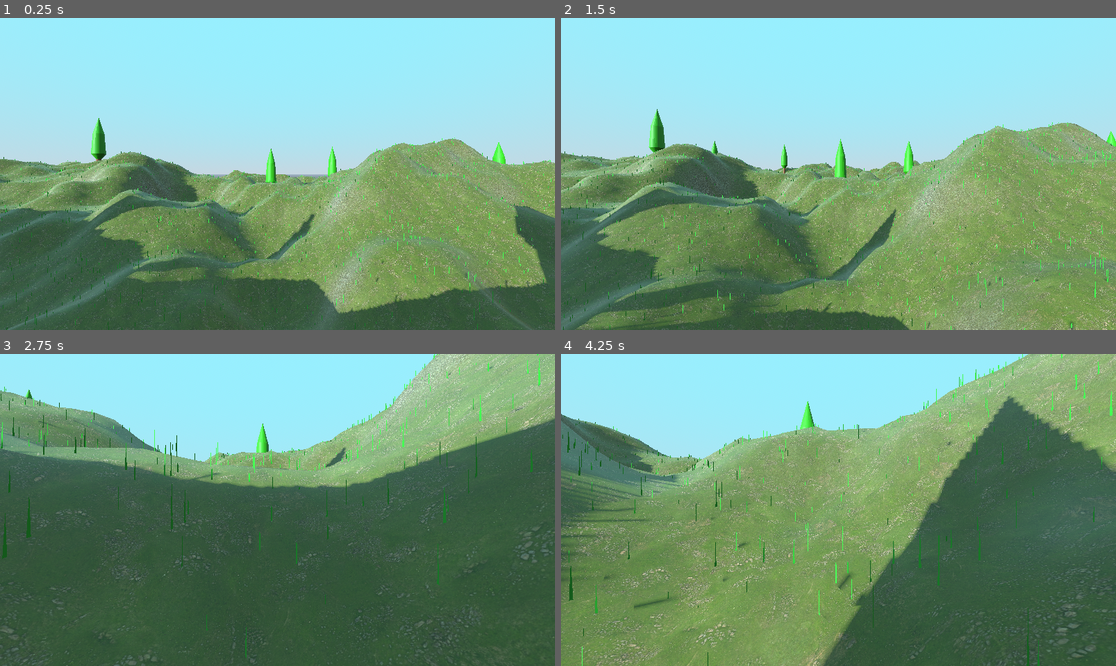
Above: before the commit, frames 1-4 (two rows, left to right).
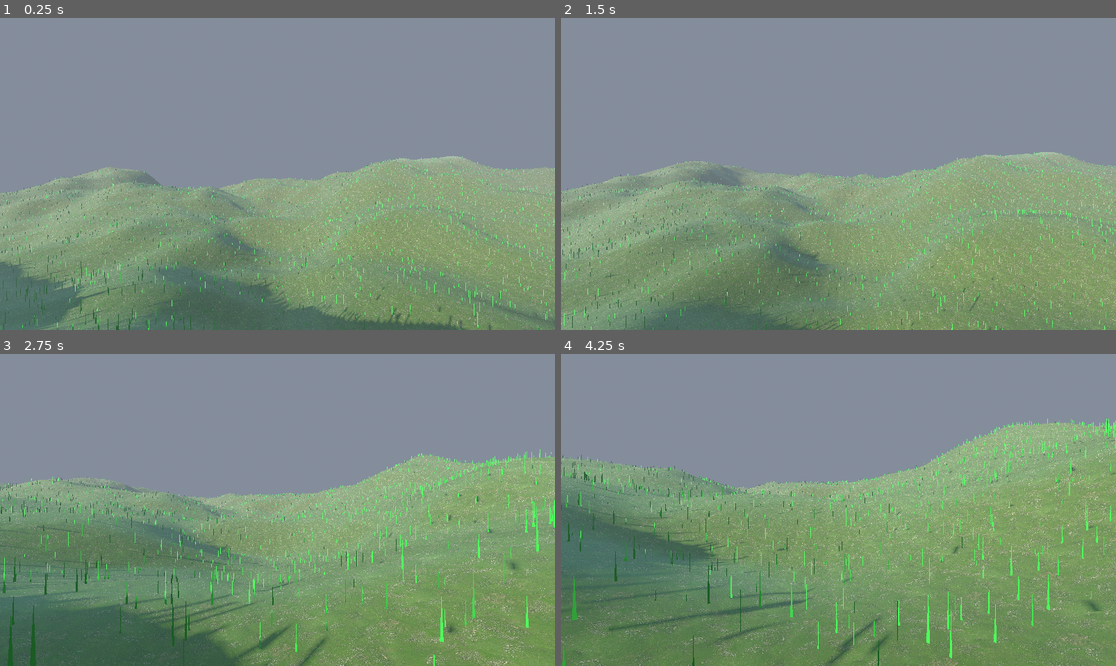
Above: after the commit, the same moments.

Repository: Wasttedx/Wasteds
Game: Godot game, scene res://scenes/World.tscn
Two runs of this game, one before a commit and one after it. Both use one fixed random seed, a clock stepped at 60 frames per second and the inputs below.
Inputs (mouse positions are in pixels of both pictures, inside the frame that each line leads up to):
- Up to frame 1 (0.25 s): no input
- Up to frame 2 (1.5 s): move the mouse to (866, 174) at 0.52 s; hold W (move_forward) from 0.53 s (still down); tap Space (jump) at 0.77 s; move the mouse to (810, 174) at 1.27 s
- Up to frame 3 (2.75 s): keep holding W (move_forward); tap Space (jump) at 1.52 s; move the mouse to (288, 503) at 2.02 s
- Up to frame 4 (4.25 s): keep holding W (move_forward); move the mouse to (832, 516) at 2.77 s; tap Space (jump) at 3.02, 3.77 s; move the mouse to (877, 513) at 3.52 s

The runs differ from the first frame. In frame 1, 89% of the frame differs, in the area x 0-100%, y 0-100%; in frame 2, 86%; in frame 3, 93%; in frame 4, 84%.

Commit message:
Biome System 0.3
Texture blending logic across four layers

Diff:
--- a/scenes/World.tscn
+++ b/scenes/World.tscn
@@ -7,29 +7,29 @@
 [ext_resource type="PackedScene" uid="uid://b5v42w3nm4eox" path="res://scenes/player.tscn" id="5_1lgw5"]
 [ext_resource type="Script" uid="uid://s5qsie30t0f6" path="res://scripts/TerrainGenerator/configs/biome/BiomeConfig.gd" id="5_b3faq"]
 [ext_resource type="Resource" uid="uid://ddtqns1mvuqkg" path="res://scripts/TerrainGenerator/configs/biome/presets/test_biomeconfig.tres" id="6_ygioq"]
+[ext_resource type="Texture2D" uid="uid://cwh816giomw8v" path="res://textures/Grass_rock/rocky_terrain_02_spec_1k.png" id="7_7c4bj"]
 [ext_resource type="Texture2D" uid="uid://dffinhn2bmjbq" path="res://textures/Grass_rock/rocky_terrain_02_diff_1k.jpg" id="7_b3faq"]
+[ext_resource type="Texture2D" uid="uid://dxnlh2mhgugft" path="res://textures/Grass_rock/rocky_terrain_02_disp_1k.png" id="8_nrtoj"]
 [ext_resource type="Texture2D" uid="uid://x4ti7l10wigk" path="res://textures/Rocky/forest_ground_04_diff_1k.jpg" id="8_ygioq"]
+[ext_resource type="Script" uid="uid://dn37reqcaxptj" path="res://scripts/TerrainGenerator/configs/TerrainTexture.gd" id="10_c0d7e"]
+[ext_resource type="Texture2D" uid="uid://cli0l5ur0y8f" path="res://textures/Rocky/forest_ground_04_disp_1k.png" id="11_nrtoj"]
+[ext_resource type="Texture2D" uid="uid://cidhx5rgmxx66" path="res://textures/Rocky/forest_ground_04_rough_1k.exr" id="12_i4b1j"]
 
-[sub_resource type="Gradient" id="Gradient_b3faq"]
-offsets = PackedFloat32Array(0, 0.942029)
-colors = PackedColorArray(0.34669393, 0.12021034, 0.020933194, 1, 0.41297138, 0.20946437, 0.12025881, 1)
+[sub_resource type="Resource" id="Resource_o1tcx"]
+script = ExtResource("10_c0d7e")
+diffuse = ExtResource("7_b3faq")
+normal = ExtResource("7_7c4bj")
+displacement = ExtResource("8_nrtoj")
+tiling_scale = 1.0
+metadata/_custom_type_script = "uid://dn37reqcaxptj"
 
-[sub_resource type="FastNoiseLite" id="FastNoiseLite_ygioq"]
-
-[sub_resource type="NoiseTexture2D" id="NoiseTexture2D_pdh0q"]
-noise = SubResource("FastNoiseLite_ygioq")
-color_ramp = SubResource("Gradient_b3faq")
-
-[sub_resource type="Gradient" id="Gradient_7c4bj"]
-colors = PackedColorArray(0.5882353, 0, 0.8039216, 1, 0.17324981, 0.00016860203, 0.24973628, 1)
-
-[sub_resource type="FastNoiseLite" id="FastNoiseLite_nrtoj"]
-noise_type = 3
-frequency = 0.0254
-
-[sub_resource type="NoiseTexture2D" id="NoiseTexture2D_i4b1j"]
-noise = SubResource("FastNoiseLite_nrtoj")
-color_ramp = SubResource("Gradient_7c4bj")
+[sub_resource type="Resource" id="Resource_c0d7e"]
+script = ExtResource("10_c0d7e")
+diffuse = ExtResource("8_ygioq")
+roughness = ExtResource("12_i4b1j")
+displacement = ExtResource("11_nrtoj")
+tiling_scale = 1.0
+metadata/_custom_type_script = "uid://dn37reqcaxptj"
 
 [sub_resource type="ProceduralSkyMaterial" id="ProceduralSkyMaterial_kqs1s"]
 sky_top_color = Color(0.5882565, 0.9393711, 0.9997851, 1)
@@ -43,6 +43,8 @@
 [sub_resource type="Environment" id="Environment_32lhk"]
 background_mode = 2
 sky = SubResource("Sky_32lhk")
+glow_enabled = true
+fog_enabled = true
 
 [node name="Node3D" type="Node3D"]
 
@@ -52,10 +54,8 @@
 noise_config = ExtResource("3_hlk0d")
 veg_config = ExtResource("4_0uv0p")
 biome_configs = Array[ExtResource("5_b3faq")]([ExtResource("6_ygioq")])
-tex_grass = ExtResource("7_b3faq")
-tex_dirt = SubResource("NoiseTexture2D_pdh0q")
-tex_rock = ExtResource("8_ygioq")
-tex_corrupt = SubResource("NoiseTexture2D_i4b1j")
+tex_grass = SubResource("Resource_o1tcx")
+tex_rock = SubResource("Resource_c0d7e")
 player_path = NodePath("../Player")
 
 [node name="Camera3D" type="Camera3D" parent="."]
--- a/scripts/TerrainGenerator/TerrainChunk.gd
+++ b/scripts/TerrainGenerator/TerrainChunk.gd
@@ -28,22 +28,28 @@
 
 	# --- MATERIAL OVERRIDES ---
 	# Pass the GENERATED splat map to the material library along with the biome config
-	var chunk_material = mat_lib.get_terrain_material(biome_config, chunk_splat_map) # <<< PASS SPLAT MAP
+	var chunk_material = mat_lib.get_terrain_material(biome_config, chunk_splat_map)
 
-	# 3. Build Mesh (Uses the overriden noise settings)
-	var mesh = MeshFactory.build_terrain_mesh(coords, w_conf, noise)
-	var mi = MeshInstance3D.new()
-	mi.mesh = mesh
-	mi.cast_shadow = GeometryInstance3D.SHADOW_CASTING_SETTING_ON
-	mi.material_override = chunk_material # Use Biome-specific material
-	add_child(mi)
+	# 3. Generate Mesh
+	var chunk_mesh: ArrayMesh = MeshFactory.build_terrain_mesh(coords, w_conf, noise)
 
-	# 4. Restore original noise config for other chunks
-	noise.pop_config_override()
+	# --- POP NOISE OVERRIDES ---
+	noise.pop_config_override() # <<< RESTORE NOISE CONFIG AFTER GENERATION
 
-	# 5. Build Collision
-	var col = CollisionBuilder.create_collision(mesh)
-	add_child(col)
+	# 4. Create Visual Mesh Instance
+	var mesh_instance = MeshInstance3D.new()
+	mesh_instance.mesh = chunk_mesh
 
-	# 6. Spawn Vegetation (Passing biome for specific rules)
+	# --- FIX START ---
+	# Change 'surface_set_material' to 'set_surface_override_material'
+	mesh_instance.set_surface_override_material(0, chunk_material) # <<< CORRECT GODOT 4 FUNCTION
+	# --- FIX END ---
+
+	add_child(mesh_instance)
+
+	# 5. Create Collision (Uses the same mesh)
+	var chunk_collision = CollisionBuilder.create_collision(chunk_mesh)
+	add_child(chunk_collision)
+
+	# 6. Spawn Vegetation (Requires the chunk to be a child of the TerrainGenerator for global coordinates to be correct)
 	veg.spawn_all(self, coords, mat_lib.vegetation_material, biome_config)
--- a/scripts/TerrainGenerator/TerrainGenerator.gd
+++ b/scripts/TerrainGenerator/TerrainGenerator.gd
@@ -1,4 +1,5 @@
 extends Node3D
+class_name TerrainGenerator
 
 # --- Dependencies (Configs) ---
 @export_group("Configs")
@@ -10,20 +11,20 @@
 # --- Assets ---
 @export_group("Materials")
 @export var terrain_shader: Shader = preload("res://shaders/terrain_shader.gdshader")
-@export var tex_grass: Texture2D
-@export var tex_dirt: Texture2D
-@export var tex_rock: Texture2D
-@export var tex_corrupt: Texture2D
+@export var tex_grass: TerrainTexture
+@export var tex_dirt: TerrainTexture
+@export var tex_rock: TerrainTexture
+@export var tex_corrupt: TerrainTexture # <<< RESTORED: Needed for the shader's 'A' channel
 
 @export_group("Target")
 @export var player_path: NodePath
 
 # --- Systems ---
-var noise_builder
-var material_lib
-var veg_spawner
-var biome_selector
-var splat_map_generator # <<< Variable for the SplatMapGenerator service
+var noise_builder: NoiseBuilder
+var material_lib: MaterialLibrary
+var veg_spawner: VegetationSpawner
+var biome_selector: BiomeSelector
+var splat_map_generator: SplatMapGenerator # Variable for the SplatMapGenerator service
 
 var chunks := {}
 var generation_queue := []
@@ -40,6 +41,7 @@
 
 	# Snap player to ground
 	if player:
+		# Use the height from the noise builder
 		var h = noise_builder.get_height(player.global_position.x, player.global_position.z)
 		player.global_position.y = h + 2.0
 
@@ -47,35 +49,40 @@
 	if not player: return
 	_update_chunks()
 	_process_queue()
-	# The veg_spawner will no longer be updated here; grass is updated per chunk now.
 
 func _initialize_systems():
-	# Initialize services with configs
+	# 1. Initialize services with configs
 	noise_builder = NoiseBuilder.new(noise_config)
 
-	# Initialize Biome Selector
+	# 2. Initialize Biome Selector
 	biome_selector = BiomeSelector.new(biome_configs, noise_config.seed, noise_builder)
 
-	# --- Initialize SplatMap Generator ---
+	# 3. Initialize SplatMap Generator
 	splat_map_generator = SplatMapGenerator.new(noise_builder, world_config)
-	# ----------------------------------------
 
+	# 4. Prepare Textures Dictionary (For MaterialLibrary)
 	var textures = {
-		# "splat_map" is removed here
-		"tex_grass": tex_grass, "tex_dirt": tex_dirt,
-		"tex_rock": tex_rock, "tex_corrupt": tex_corrupt
+		"tex_grass": tex_grass,
+		"tex_dirt": tex_dirt,
+		"tex_rock": tex_rock,
+		"tex_corrupt": tex_corrupt # <<< RESTORED: Include the corrupt texture for MaterialLibrary
 	}
+
+	# 5. Initialize Material Library
 	material_lib = MaterialLibrary.new(terrain_shader, textures)
 
+	# 6. Initialize Vegetation Spawner
 	veg_spawner = VegetationSpawner.new(veg_config, noise_builder, world_config.chunk_world_size)
 
 func _create_defaults_if_missing():
 	# Creates temporary placeholders if Config resources are empty
 	if not veg_config.grass_mesh:
-		var p = QuadMesh.new(); p.size = Vector2(0.4, 0.8); p.center_offset = Vector3(0,0.4,0)
+		# Simple QuadMesh placeholder
+		var p = QuadMesh.new(); p.size = Vector2(0.4, 0.8); p.center_offset = Vector3(0, 0.4, 0)
 		veg_config.grass_mesh = p
 
 func _update_chunks():
+	# Calculate player chunk coordinates
 	var p_pos = player.global_position if player else Vector3.ZERO
 	var p_cx = int(floor(p_pos.x / world_config.chunk_world_size))
 	var p_cz = int(floor(p_pos.z / world_config.chunk_world_size))
@@ -83,6 +90,7 @@
 	var range_c = world_config.view_distance_chunks
 	var active_coords = {}
 
+	# Loop through the view distance grid
 	for z in range(-range_c, range_c + 1):
 		for x in range(-range_c, range_c + 1):
 			var c = Vector2i(p_cx + x, p_cz + z)
@@ -103,9 +111,19 @@
 		var c = generation_queue.pop_front()
 		if chunks.has(c): continue
 
+		# Create the chunk instance
 		var chunk = TerrainChunk.new()
 		add_child(chunk)
-		# Dependency Injection: Pass the new generator service
-		chunk.setup(c, world_config, noise_builder, material_lib, veg_spawner, biome_selector, splat_map_generator) # <<< PASS NEW SERVICE
+
+		# Dependency Injection: Pass all necessary services to the chunk's setup function
+		chunk.setup(c,
+					world_config,
+					noise_builder,
+					material_lib,
+					veg_spawner,
+					biome_selector,
+					splat_map_generator # PASS THE SPLAT MAP GENERATOR SERVICE
+					)
+
 		chunks[c] = chunk
 		processed += 1
--- /dev/null
+++ b/scripts/TerrainGenerator/configs/TerrainTexture.gd
@@ -0,0 +1,13 @@
+extends Resource
+class_name TerrainTexture
+
+# --- Texture Maps ---
+@export_group("Texture Maps")
+@export var diffuse: Texture2D # Albedo/Color
+@export var normal: Texture2D # Normal Map
+@export var roughness: Texture2D # Roughness Map (Grey-scale)
+@export var displacement: Texture2D # Displacement/Height Map (Grey-scale)
+
+# --- Texture Tiling/Scaling ---
+@export_group("Tiling")
+@export var tiling_scale: float = 0.1 # Tiling factor for the texture UVs (smaller = more tiling)
--- a/scripts/TerrainGenerator/configs/biome/BiomeConfig.gd
+++ b/scripts/TerrainGenerator/configs/biome/BiomeConfig.gd
@@ -17,9 +17,9 @@
 @export var wetness: float = 0.5 # Affects both noise and material blend
 
 # --- Material / Texture Sets ---
-# This is a dictionary of texture resources (e.g., textures["tex_grass"] = new_grass_tex)
+# This is a dictionary of TerrainTexture resources (e.g., texture_overrides["tex_grass"] = new_grass_texture_resource)
 @export_group("Material Overrides")
-@export var texture_overrides: Dictionary = {}
+@export var texture_overrides: Dictionary = {} # <<< KEY CHANGE: Now holds TerrainTexture resources
 @export var color_tint: Color = Color.WHITE # Overall tint applied to the material
 
 # --- Vegetation Rules ---
--- a/scripts/TerrainGenerator/configs/noise/presets/test_noiseconfig.tres
+++ b/scripts/TerrainGenerator/configs/noise/presets/test_noiseconfig.tres
@@ -5,5 +5,4 @@
 [resource]
 script = ExtResource("1_dwpmr")
 seed = 0
-frequency = 0.02
 metadata/_custom_type_script = "uid://b6xodtqbya7vy"
--- a/scripts/TerrainGenerator/configs/vegetation/presets/test_vegetationconfig.tres
+++ b/scripts/TerrainGenerator/configs/vegetation/presets/test_vegetationconfig.tres
@@ -7,10 +7,10 @@
 [resource]
 script = ExtResource("1_3kn6b")
 grass_count = 10000
-tree_count = 1
+tree_count = 0
 rock_count = 0
 grass_scale = Vector2(0.1, 0.3)
-tree_scale = Vector2(0.2, 0.4)
+tree_scale = Vector2(0.2, 0.3)
 grass_mesh = ExtResource("1_2y7np")
 tree_mesh = ExtResource("3_lj0ue")
 metadata/_custom_type_script = "uid://ccij35yi61h1j"
--- a/scripts/TerrainGenerator/systems/generation/MaterialLibrary.gd
+++ b/scripts/TerrainGenerator/systems/generation/MaterialLibrary.gd
@@ -1,7 +1,7 @@
 class_name MaterialLibrary
 
 var terrain_shader: Shader
-var base_textures: Dictionary # Stores all the textures loaded in TerrainGenerator.gd
+var base_textures: Dictionary # Stores all the TerrainTexture resources loaded in TerrainGenerator.gd
 
 var vegetation_material: StandardMaterial3D
 
@@ -14,16 +14,34 @@
 	vegetation_material.albedo_color = Color(0.15, 0.6, 0.15)
 	vegetation_material.flags_receive_shadows = true
 
-# UPDATED: Now accepts the per-chunk splat_map
+# Private helper method to set all shader parameters for a single texture layer
+# We pass the ShaderMaterial 'mat' as an argument, and call this using 'self._set_texture_layer'
+# MaterialLibrary.gd helper function (this is the one we fixed earlier)
+func _set_texture_layer(mat: ShaderMaterial, tex_key: String, terrain_tex: TerrainTexture):
+	if not terrain_tex: return
+
+	# Base Map (Diffuse)
+	mat.set_shader_parameter("%s_diffuse" % tex_key, terrain_tex.diffuse)
+
+	# Additional Maps
+	mat.set_shader_parameter("%s_normal" % tex_key, terrain_tex.normal)
+	mat.set_shader_parameter("%s_roughness" % tex_key, terrain_tex.roughness)
+	mat.set_shader_parameter("%s_displacement" % tex_key, terrain_tex.displacement)
+
+	# Tiling
+	mat.set_shader_parameter("%s_scale" % tex_key, terrain_tex.tiling_scale)
+
+
+# UPDATED: Now processes TerrainTexture resources to set all maps
 func get_terrain_material(biome: BiomeConfig, chunk_splat_map: ImageTexture) -> ShaderMaterial: # <<< ADD SPLAT MAP ARG
 	var mat = ShaderMaterial.new()
 	mat.shader = terrain_shader
 
-	# 1. Apply ALL BASE TEXTURES/PARAMETERS (tex_grass, tex_dirt, etc.)
+	# 1. Apply ALL BASE TEXTURE SETS (tex_grass, tex_dirt, etc.)
 	for key in base_textures:
-		# The static splat_map is no longer in base_textures, only the texture maps
-		if base_textures[key] is Texture2D or base_textures[key] is Texture:
-			mat.set_shader_parameter(key, base_textures[key])
+		if base_textures[key] is TerrainTexture: # Check if it's the new Resource type
+			# CALLS THE NEW CLASS METHOD
+			_set_texture_layer(mat, key, base_textures[key])
 
 	# --- NEW: Set the dynamically generated Splat Map ---
 	mat.set_shader_parameter("splat_map", chunk_splat_map)
@@ -31,8 +49,9 @@
 
 	# 2. Apply BIOME SPECIFIC TEXTURE OVERRIDES
 	for key in biome.texture_overrides:
-		if biome.texture_overrides[key] is Texture2D or biome.texture_overrides[key] is Texture:
-			mat.set_shader_parameter(key, biome.texture_overrides[key])
+		if biome.texture_overrides[key] is TerrainTexture: # Check if it's the new Resource type
+			# CALLS THE NEW CLASS METHOD
+			_set_texture_layer(mat, key, biome.texture_overrides[key])
 
 	# 3. Apply biome specific values
 	mat.set_shader_parameter("color_tint", biome.color_tint)
--- a/shaders/terrain_shader.gdshader
+++ b/shaders/terrain_shader.gdshader
@@ -1,68 +1,124 @@
 shader_type spatial;
+render_mode blend_mix, depth_draw_opaque, cull_back, diffuse_lambert, specular_schlick_ggx;
 
-// The Splat Map is the crucial texture (RGB) that tells the shader how to blend
-uniform sampler2D splat_map;
+// --- Uniforms from MaterialLibrary.gd ---
 
-// Textures loaded from TerrainGenerator.gd / MaterialLibrary.gd
-uniform sampler2D tex_grass;
-uniform sampler2D tex_dirt;
-uniform sampler2D tex_rock;
-uniform sampler2D tex_corrupt;
+// Global Blending Map (R=Grass, G=Dirt, B=Rock, A=Corrupt/Water)
+uniform sampler2D splat_map : repeat_enable;
 
-// Biome parameters
+// Biome Properties
 uniform vec4 color_tint : source_color = vec4(1.0, 1.0, 1.0, 1.0);
-uniform float wetness_level : hint_range(0.0, 1.0) = 0.0;
+uniform float wetness_level : hint_range(0.0, 1.0) = 0.5;
 
-// Scaling for texture tiling
-const float TILE_SCALE = 16.0;
+// Global constants
+const float DISPLACEMENT_SCALE = 1.0;
 
+// --- Grass Layer (R) ---
+uniform sampler2D tex_grass_diffuse : source_color, repeat_enable;
+uniform sampler2D tex_grass_normal : hint_normal, repeat_enable;
+uniform sampler2D tex_grass_roughness : repeat_enable;
+uniform sampler2D tex_grass_displacement : repeat_enable;
+uniform float tex_grass_scale = 0.1;
+
+// --- Dirt Layer (G) ---
+uniform sampler2D tex_dirt_diffuse : source_color, repeat_enable;
+uniform sampler2D tex_dirt_normal : hint_normal, repeat_enable;
+uniform sampler2D tex_dirt_roughness : repeat_enable;
+uniform sampler2D tex_dirt_displacement : repeat_enable;
+uniform float tex_dirt_scale = 0.1;
+
+// --- Rock Layer (B) ---
+uniform sampler2D tex_rock_diffuse : source_color, repeat_enable;
+uniform sampler2D tex_rock_normal : hint_normal, repeat_enable;
+uniform sampler2D tex_rock_roughness : repeat_enable;
+uniform sampler2D tex_rock_displacement : repeat_enable;
+uniform float tex_rock_scale = 0.1;
+
+// --- Corrupt Layer (A) <<< RESTORED ---
+uniform sampler2D tex_corrupt_diffuse : source_color, repeat_enable;
+uniform sampler2D tex_corrupt_normal : hint_normal, repeat_enable;
+uniform sampler2D tex_corrupt_roughness : repeat_enable;
+uniform sampler2D tex_corrupt_displacement : repeat_enable;
+uniform float tex_corrupt_scale = 0.1;
+
+// --- Vertex Displacement ---
+// Pass the world UV coordinates from vertex() to fragment() using a varying
+varying vec2 world_uv;
+
+void vertex() {
+	world_uv = (MODEL_MATRIX * vec4(VERTEX, 1.0)).xz;
+
+	vec4 blend_weights = texture(splat_map, UV).rgba;
+
+	// Corrupt layer displacement must also be sampled if you want it to displace
+	float total_displacement = 0.0;
+	total_displacement += texture(tex_grass_displacement, world_uv * tex_grass_scale).r * blend_weights.r;
+	total_displacement += texture(tex_dirt_displacement, world_uv * tex_dirt_scale).r * blend_weights.g;
+	total_displacement += texture(tex_rock_displacement, world_uv * tex_rock_scale).r * blend_weights.b;
+	total_displacement += texture(tex_corrupt_displacement, world_uv * tex_corrupt_scale).r * blend_weights.a; // <<< ADDED CORRUPT
+
+	if (total_displacement > 0.0) {
+		float displacement = (total_displacement - 0.5) * DISPLACEMENT_SCALE;
+		VERTEX += NORMAL * displacement;
+		world_uv = (MODEL_MATRIX * vec4(VERTEX, 1.0)).xz;
+	}
+}
+
+
+// --- Fragment Lighting ---
 void fragment() {
-	// 1. Get UV coordinates for texture sampling
-	vec2 uv = UV * TILE_SCALE;
+	vec2 uv_world = world_uv;
 
-	// 2. Read the splat map
-	vec4 blend_factors = texture(splat_map, UV);
+	// Get Blending Weights (R=Grass, G=Dirt, B=Rock, A=Corrupt)
+	vec4 blend_weights = texture(splat_map, UV).rgba;
 
-	// FIX 1: Normalize blend factors and force Alpha to 0
-	// This ensures the RGB channels sum to 1.0, preventing incorrect saturation/washout.
-	float total_weight = blend_factors.r + blend_factors.g + blend_factors.b;
+	// Normalize the RGB weights (Red, Green, Blue) for the primary textures
+	// This ensures that RGB blending components always sum to 1.0.
+	float rgb_total = blend_weights.r + blend_weights.g + blend_weights.b;
 
-	// Avoid division by zero, but this is usually safe for splat maps
-	if (total_weight > 0.0) {
-		blend_factors.rgb /= total_weight;
+	if (rgb_total > 0.0) {
+		blend_weights.rgb /= rgb_total;
 	} else {
-		// Default to pure grass if all weights are zero
-		blend_factors.r = 1.0;
+		// Fallback to pure grass if no texture is specified in RGB channels
+		blend_weights.r = 1.0;
 	}
-	blend_factors.a = 0.0; // Still keeping alpha at 0 to avoid corruption mix issues
 
-	// 3. Sample the textures
-	vec4 grass_color = texture(tex_grass, uv);
-	vec4 dirt_color = texture(tex_dirt, uv);
-	vec4 rock_color = texture(tex_rock, uv);
-	vec4 corrupt_color = texture(tex_corrupt, uv);
+	// Corrupt layer (Alpha channel) is treated separately and mixed *on top* // or after the RGB blend, depending on how you want it to behave.
+	// We'll treat it as a final additive layer for simplicity, but we still
+	// need to normalize the RGB part.
 
-	// 4. Blend using additive, weighted contribution
-	vec4 final_color = vec4(0.0);
+	// --- Diffuse/Albedo Calculation ---
+	vec3 albedo_out = vec3(0.0);
 
-	// Red (Grass)
-	final_color += grass_color * blend_factors.r;
+	// 1. Blend Primary (RGB) Textures
+	albedo_out += texture(tex_grass_diffuse, uv_world * tex_grass_scale).rgb * blend_weights.r;
+	albedo_out += texture(tex_dirt_diffuse, uv_world * tex_dirt_scale).rgb * blend_weights.g;
+	albedo_out += texture(tex_rock_diffuse, uv_world * tex_rock_scale).rgb * blend_weights.b;
 
-	// Green (Dirt)
-	final_color += dirt_color * blend_factors.g;
+	// 2. Blend Corrupt Texture (Alpha channel)
+	// We use `mix` to blend the blended RGB texture with the corrupt texture.
+	// blend_weights.a is the amount of the corrupt texture to show (0.0 to 1.0).
+	vec3 corrupt_color = texture(tex_corrupt_diffuse, uv_world * tex_corrupt_scale).rgb; // <<< ADDED CORRUPT
+	albedo_out = mix(albedo_out, corrupt_color, blend_weights.a);
 
-	// Blue (Rock)
-	final_color += rock_color * blend_factors.b;
+	ALBEDO = albedo_out * color_tint.rgb;
 
-	// Alpha (Corrupt) - Note: A is 0.0 now, so this line does nothing, which is correct for debugging.
-	final_color += corrupt_color * blend_factors.a;
+	// --- Roughness Calculation ---
+	float roughness_out = 0.0;
 
-	// Apply biome tint (now white)
-	final_color.rgb *= color_tint.rgb;
+	// 1. Blend Primary Roughness
+	roughness_out += texture(tex_grass_roughness, uv_world * tex_grass_scale).r * blend_weights.r;
+	roughness_out += texture(tex_dirt_roughness, uv_world * tex_dirt_scale).r * blend_weights.g;
+	roughness_out += texture(tex_rock_roughness, uv_world * tex_rock_scale).r * blend_weights.b;
 
-	// Apply wetness (Simple example: makes surface more reflective)
+	// 2. Blend Corrupt Roughness
+	float corrupt_roughness = texture(tex_corrupt_roughness, uv_world * tex_corrupt_scale).r; // <<< ADDED CORRUPT
+	ROUGHNESS = mix(roughness_out, corrupt_roughness, blend_weights.a);
+
+	// --- Normal Map Blending (REMAINS SIMPLE DUE TO TBN ERROR) ---
+	// NORMAL retains the geometric normal after displacement.
+
+	// --- Wetness and final properties ---
 	METALLIC = 0.0;
-	ROUGHNESS = mix(0.8, 0.2, wetness_level);
-
-	ALBEDO = final_color.rgb;
+	ROUGHNESS = mix(ROUGHNESS, 0.1, wetness_level);
 }
Not shown: 1 places in scenes/World.tscn that only renumber resources
Not shown, added: scripts/TerrainGenerator/configs/TerrainTexture.gd.uid
